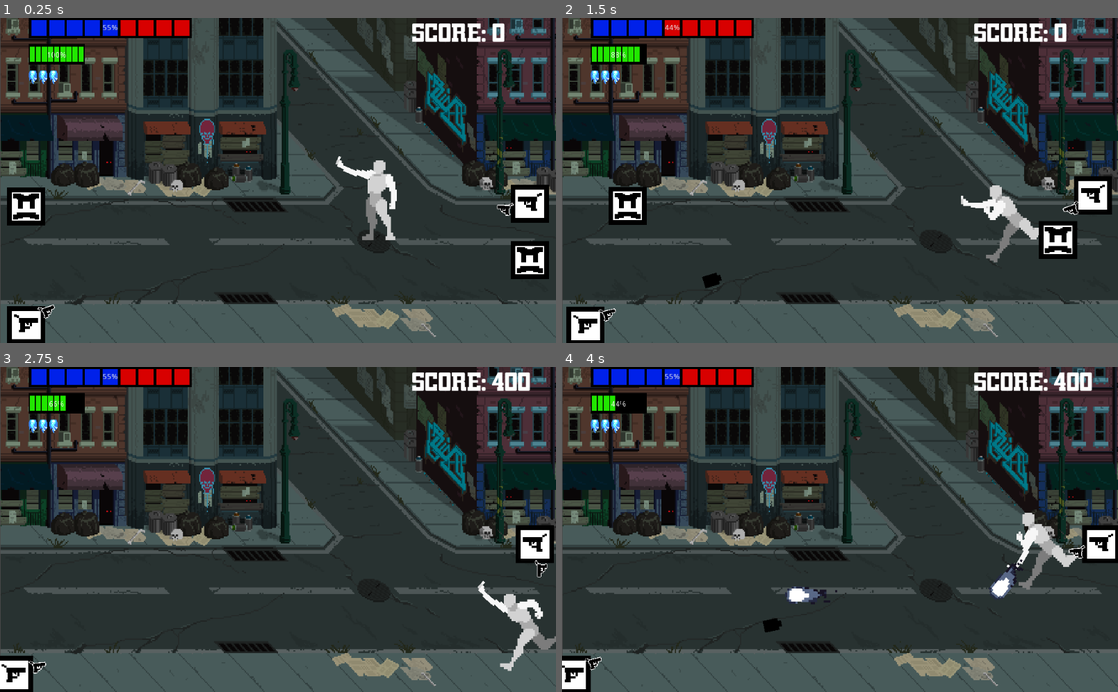
Above: before the commit, frames 1-4 (two rows, left to right).
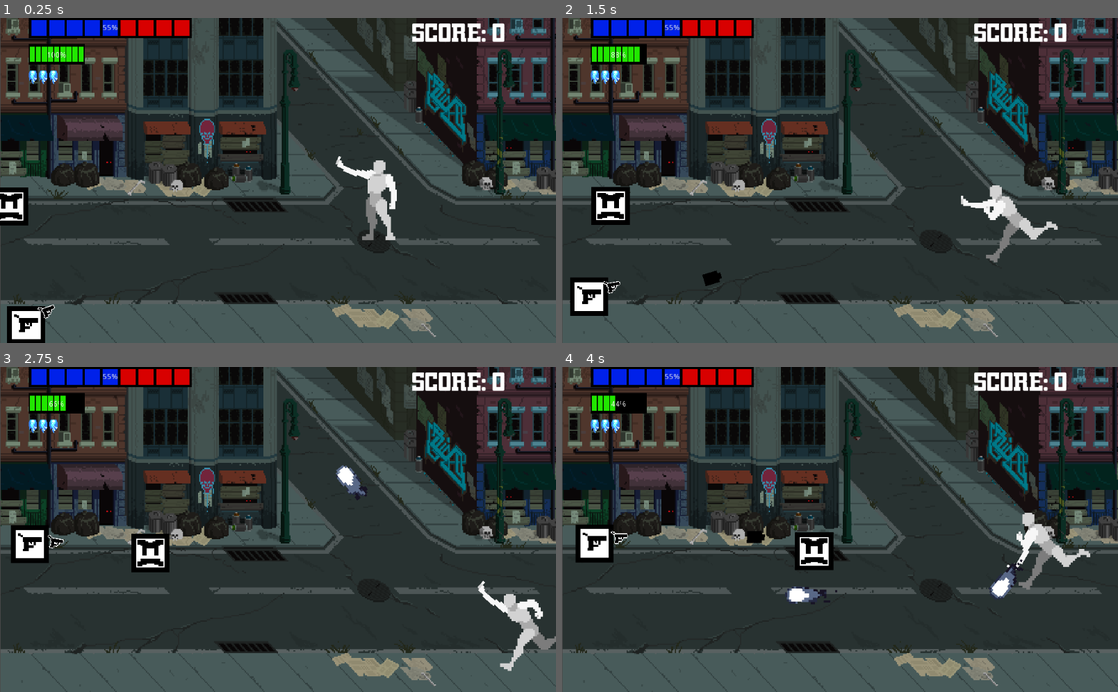
Above: after the commit, the same moments.

Repository: Fronzalo/Political_Counter
Game: Godot game, scene res://Testing grounds.tscn
Same seed, same stepped clock (60 frames per second), same inputs: the game is played once before the commit and once after it.
Inputs (mouse positions are in pixels of both pictures, inside the frame that each line leads up to):
- Up to frame 1 (0.25 s): no input
- Up to frame 2 (1.5 s): move the mouse to (962, 164) at 0.52 s; hold D (right) 0.53-1.28 s; click (962, 164) at 0.6 s; move the mouse to (728, 196) at 1.27 s; hold S (down) from 1.28 s (still down); right-click (728, 196) at 1.35 s
- Up to frame 3 (2.75 s): click (166, 545) at 1.55 s; move the mouse to (333, 458) at 2.02 s; release S (down) at 2.03 s; hold D (right) from 2.03 s (still down); click (333, 458) at 2.1 s
- Up to frame 4 (4 s): move the mouse to (812, 594) at 2.77 s; release D (right) at 2.78 s; hold Up (up) 2.78-3.53 s; click (812, 594) at 2.85 s; move the mouse to (1006, 578) at 3.52 s; hold A (left) from 3.53 s (still down); right-click (1006, 578) at 3.6 s; click (1006, 578) at 3.8 s

The runs differ from the first frame. In frame 1, 2.4% of the frame differs, in the area x 0-99%, y 51-81%; in frame 2, 4.2%, in the area x 0-99%, y 0-100%; in frame 3, 3.8%; in frame 4, 3.5%.

Commit message:
some fix ups! Stuff works now! Pog!
clean up with the trump, a boss spawn event, all the enemies have counters!
I'm making progress! wooo!

Diff:
--- a/Enemy.gd
+++ b/Enemy.gd
@@ -8,6 +8,8 @@
 var s
 
 var target = Vector2.ZERO
+var health = 3
+
 
 func _ready():
 	add_to_group("enemies")
@@ -29,7 +31,14 @@
 
 
 func _process(delta):
-	pass
+	if health <= 0:
+		if side == "Left":
+			PlayerInfo.liberal_killed(1)
+		else:
+			PlayerInfo.republican_killed(1)
+		PlayerInfo.change_score(200)
+		PlayerInfo.boss_counter(200)
+		queue_free()
 
 func _on_Go_timeout():
 	move = true
--- a/Enemy_Spawner.gd
+++ b/Enemy_Spawner.gd
@@ -1,23 +1,38 @@
 extends Position2D
 var enemy = preload("res://Enemy.tscn")
 var shootingenemy = preload("res://Shootingenemy.tscn")
+var trump = preload("res://Trump.tscn")
 var can_spawn = true
 var y_spawn
 var what_spawn = enemy
+onready var size = get_viewport().get_visible_rect().size
+var left
+var bosstype
+
 func _process(delta):
 	if can_spawn == true:
+
 		y_spawn = round(rand_range(0,300))
 		var e = what_spawn.instance()
-		e.position.x = global_position.x
+		if left == 1:
+			e.position.x = global_position.x
+		if left == 2:
+			e.position.x = global_position.x + size.x - 100
 		e.position.y = global_position.y + y_spawn
 		owner.add_child(e)
+		can_spawn = false
+		$Timer.start()
+	if PlayerInfo.bosspawn() >= 1000:
+		bosstype = 1#round(rand_range(1,3))
+		if bosstype == 1:
+			trump()
+		else:
+			pass #biden()
+		PlayerInfo.boss_counter(-1500)
 
 
-		can_spawn = false
-		$Timer.start()
-
 func _on_Timer_timeout():
-	$Timer.wait_time = rand_range(10,25)
+	$Timer.wait_time = rand_range(6,16)
 	var r = rand_range(1,5)
 	if r >= 1 and r <= 3:
 		what_spawn = enemy
@@ -25,4 +40,19 @@
 		what_spawn = shootingenemy
 	print(what_spawn)
 	can_spawn = true
+	left = round(rand_range(1,3))
+	print(left)
 	$Timer.start()
+
+func trump():
+	print("TRUMP IS HERE!")
+	left = round(rand_range(1,3))
+	y_spawn = round(rand_range(0,300))
+	var t = trump.instance()
+	if left == 1:
+		t.position.x = global_position.x
+	if left == 2:
+		t.position.x = global_position.x + size.x - 100
+	t.position.y = global_position.y + y_spawn
+	owner.add_child(t)
+	can_spawn = false
--- a/Testing grounds.tscn
+++ b/Testing grounds.tscn
@@ -11,9 +11,6 @@
 
 [node name="World" type="Node"]
 script = ExtResource( 8 )
-
-[node name="Enemy_Spawner2" parent="." instance=ExtResource( 2 )]
-position = Vector2( 975.674, 291 )
 
 [node name="Enemy_Spawner" parent="." instance=ExtResource( 2 )]
 position = Vector2( 48.2659, 292 )
--- a/Trump.gd
+++ b/Trump.gd
@@ -23,11 +23,14 @@
 onready var missles_shot = 0
 var fire_missile = false
 onready var max_missiles = 0
-
+var health = 20
 
 
 
 									###     BEHAVIOUR CODE     ###
+
+func _ready():
+	add_to_group("enemies")
 
 func _physics_process(delta):
 	if move == true:
@@ -60,6 +63,11 @@
 
 	else:
 		pass
+
+	if health <= 0:
+		PlayerInfo.change_score(+800)
+		#explode()
+		queue_free()
 
 
 func _on_Go_timeout():
--- a/chargedshot.gd
+++ b/chargedshot.gd
@@ -30,16 +30,4 @@
 
 func _on_Explosion_body_entered(body):
 	if body.is_in_group("enemies"):
-		if body.name == "Enemy":
-			if body.side == "Left":
-				PlayerInfo.liberal_killed(1)
-			else:
-				PlayerInfo.republican_killed(1)
-			PlayerInfo.change_score(200)
-		if body.name == "Shooter":
-			if body.side == "Left":
-				PlayerInfo.liberal_killed(1)
-			else:
-				PlayerInfo.republican_killed(1)
-			PlayerInfo.change_score(350)
-		body.queue_free()
+		body.health -= 4
--- a/playerinfo.gd
+++ b/playerinfo.gd
@@ -12,6 +12,8 @@
 var lives_max
 var score
 var highscore
+var bosscount
+var bossspawn = 1000
 
 func _ready():
 	health = 5
@@ -24,6 +26,14 @@
 	highscore = 0
 	libkill = 0
 	repkill = 0
+	bosscount = 0
+
+func boss_counter(amount):
+	bosscount += amount
+	bosscount = clamp(bosscount,0,bossspawn)
+
+func bosspawn():
+	return bosscount
 
 func liberal_killed(amount):
 	libkill += amount
--- a/projectile.gd
+++ b/projectile.gd
@@ -19,17 +19,5 @@
 
 func _on_projectile_body_entered(body):
 	if body.is_in_group("enemies"):
-		if body.name == "Enemy":
-			if body.side == "Left":
-				PlayerInfo.liberal_killed(1)
-			else:
-				PlayerInfo.republican_killed(1)
-		PlayerInfo.change_score(200)
-		if body.name == "Shooter":
-			if body.side == "Left":
-				PlayerInfo.liberal_killed(1)
-			else:
-				PlayerInfo.republican_killed(1)
-			PlayerInfo.change_score(350)
-		body.queue_free()
+		body.health -= 1
 	queue_free()
--- a/shootingenemy.gd
+++ b/shootingenemy.gd
@@ -11,6 +11,7 @@
 var s
 onready var bullet = preload("res://Enemyprojectile.tscn")
 var target = Vector2.ZERO
+var health = 2
 
 func _ready():
 	add_to_group("enemies")
@@ -19,6 +20,16 @@
 		side = "Left"
 	else:
 		side = "Right"
+func _process(delta):
+	if health <= 0:
+		if side == "Left":
+			PlayerInfo.liberal_killed(1)
+		else:
+			PlayerInfo.republican_killed(1)
+		PlayerInfo.change_score(350)
+		PlayerInfo.boss_counter(350)
+		queue_free()
+
 
 func _physics_process(delta):
 	if move == true:
--- a/trump_missile.gd
+++ b/trump_missile.gd
@@ -25,18 +25,20 @@
 	if fired == true:
 		position = position.move_toward(target,bullet_speed * delta)
 		if position.x == target.x and position.y == target.y:
-			bullet_speed = 0
-			target = Vector2(position.x+1000, position.y)
-			look_at(target)
-			$Rocket.hide()
-			$Explosion.show()
-			$AnimationPlayer.play("explosion")
-			yield($AnimationPlayer,"animation_finished")
-			queue_free()
+			explode()
 	else:
 		translate(Vector2.UP * bullet_speed * delta)
 		$AnimationPlayer.play("in the air")
 
+func explode():
+	bullet_speed = 0
+	target = Vector2(position.x+1000, position.y)
+	look_at(target)
+	$Rocket.hide()
+	$Explosion.show()
+	$AnimationPlayer.play("explosion")
+	yield($AnimationPlayer,"animation_finished")
+	queue_free()
 
 func _on_VisibilityNotifier2D_screen_exited():
 	print("##########################################################CHINA")
@@ -51,3 +53,10 @@
 	print(target)
 	look_at(target)
 	fired = true
+
+
+
+
+func _on_trump_missile_body_entered(body):
+	if body.name == "Player":
+		explode()
--- a/trump_missile.tscn
+++ b/trump_missile.tscn
@@ -113,5 +113,6 @@
 anims/explosion = SubResource( 2 )
 "anims/in the air" = SubResource( 3 )
 
+[connection signal="body_entered" from="." to="." method="_on_trump_missile_body_entered"]
 [connection signal="timeout" from="RocketFall" to="." method="_on_RocketFall_timeout"]
 [connection signal="screen_exited" from="VisibilityNotifier2D" to="." method="_on_VisibilityNotifier2D_screen_exited"]
